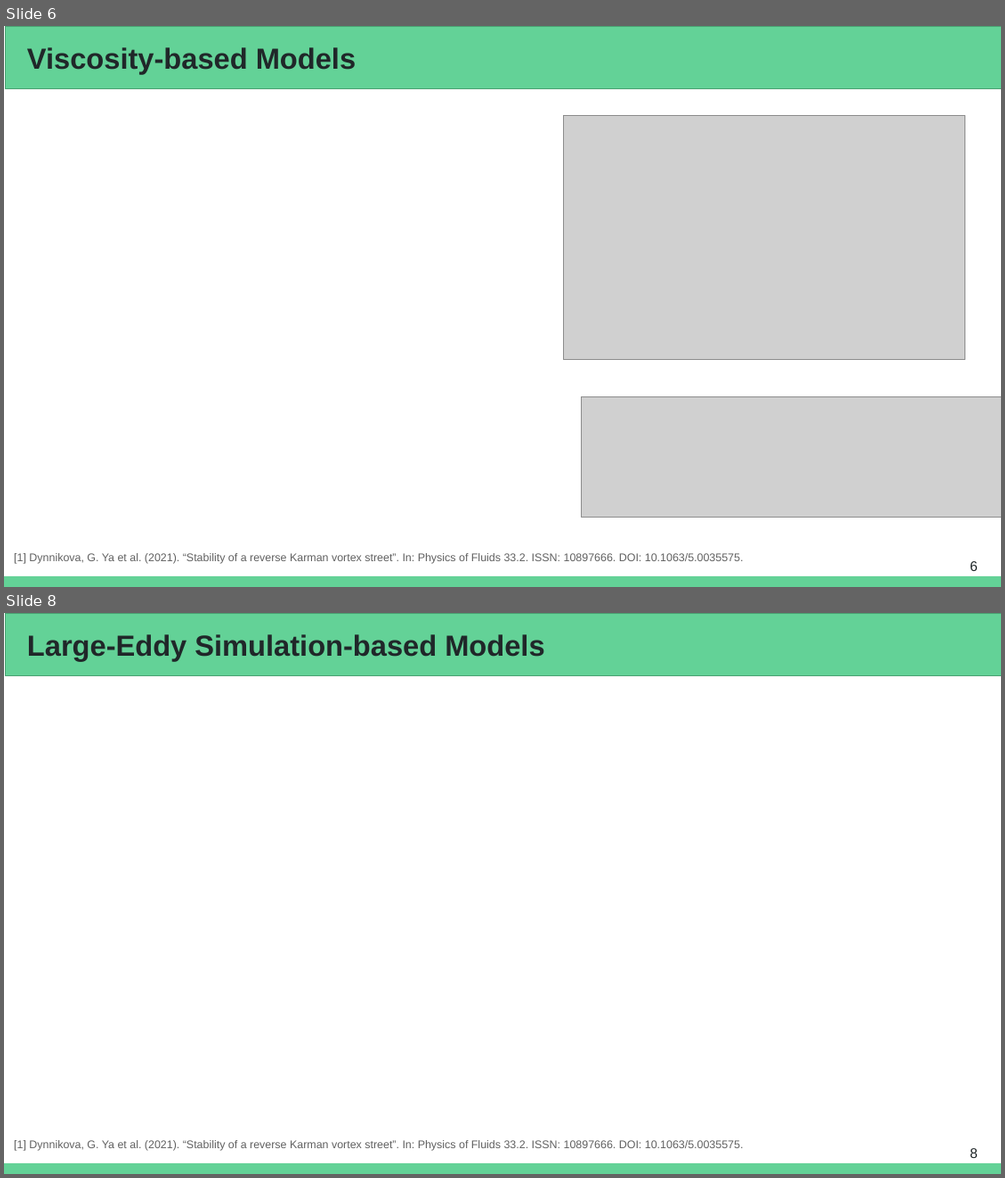
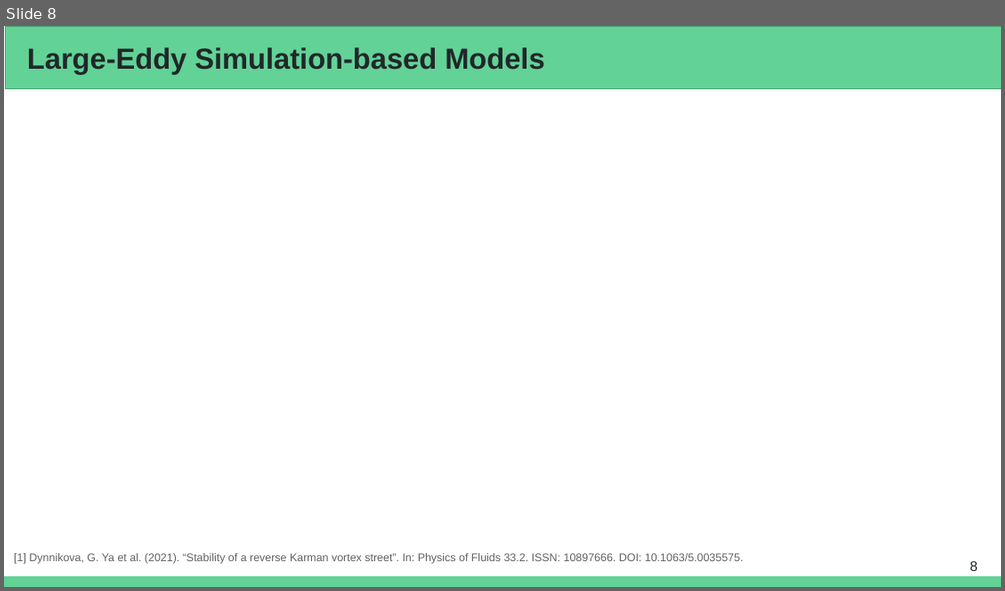
Before and after one commit to Prajwal-Prathiksh/ddp-thesis, a slide deck: report/DDP Stage I - 2022.pptx. Shown one above the other, each under a label of ours: slides 6 and 8 before the commit, slide 8 after it; the slides between them are not shown. The pictures are 1005x1178 and 1005x591 pixels, drawn with LibreOffice and Linux fonts; fonts in the diff are those of the drawing; grey boxes stand for pictures. Boxes give left, top, right and bottom in pixels: in the first picture for what was removed or moved away, otherwise in the second. Text is boxed around its words. In the diff, an @@ line names an element or a change of style, - is before the commit and + after.

```diff
--- a/report/DDP Stage I - 2022.pptx
+++ b/report/DDP Stage I - 2022.pptx
@@ slide 6 removed at bbox=[4, 26, 1001, 587], background #FFFFFF; not listed: 1 template element that a slide beside it also shows @@
@@ rectangle removed at bbox=[5, 26, 1001, 89] @@
@@ title removed at bbox=[27, 47, 356, 74] @@
-Viscosity-based Models
@@ picture removed at bbox=[563, 115, 965, 359] @@
@@ picture removed at bbox=[582, 397, 1001, 517] @@
@@ text removed at bbox=[14, 553, 744, 564] @@
-[1] Dynnikova, G. Ya et al. (2021). “Stability of a reverse Karman vortex street”. In: Physics of Fluids 33.2. ISSN: 10897666. DOI: 10.1063/5.0035575.
@@ page number removed at bbox=[970, 561, 978, 571] @@
-6
```
Also in this commit, not shown: 2 slides changed, 2 slides added, 1 other slide removed.
